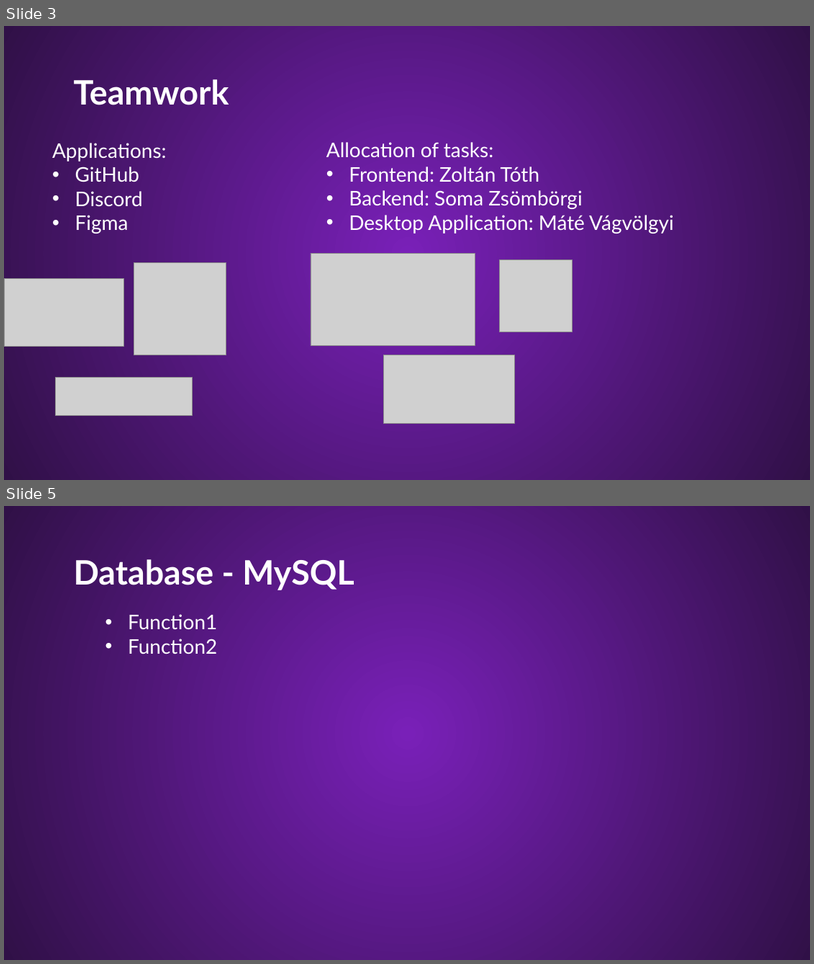
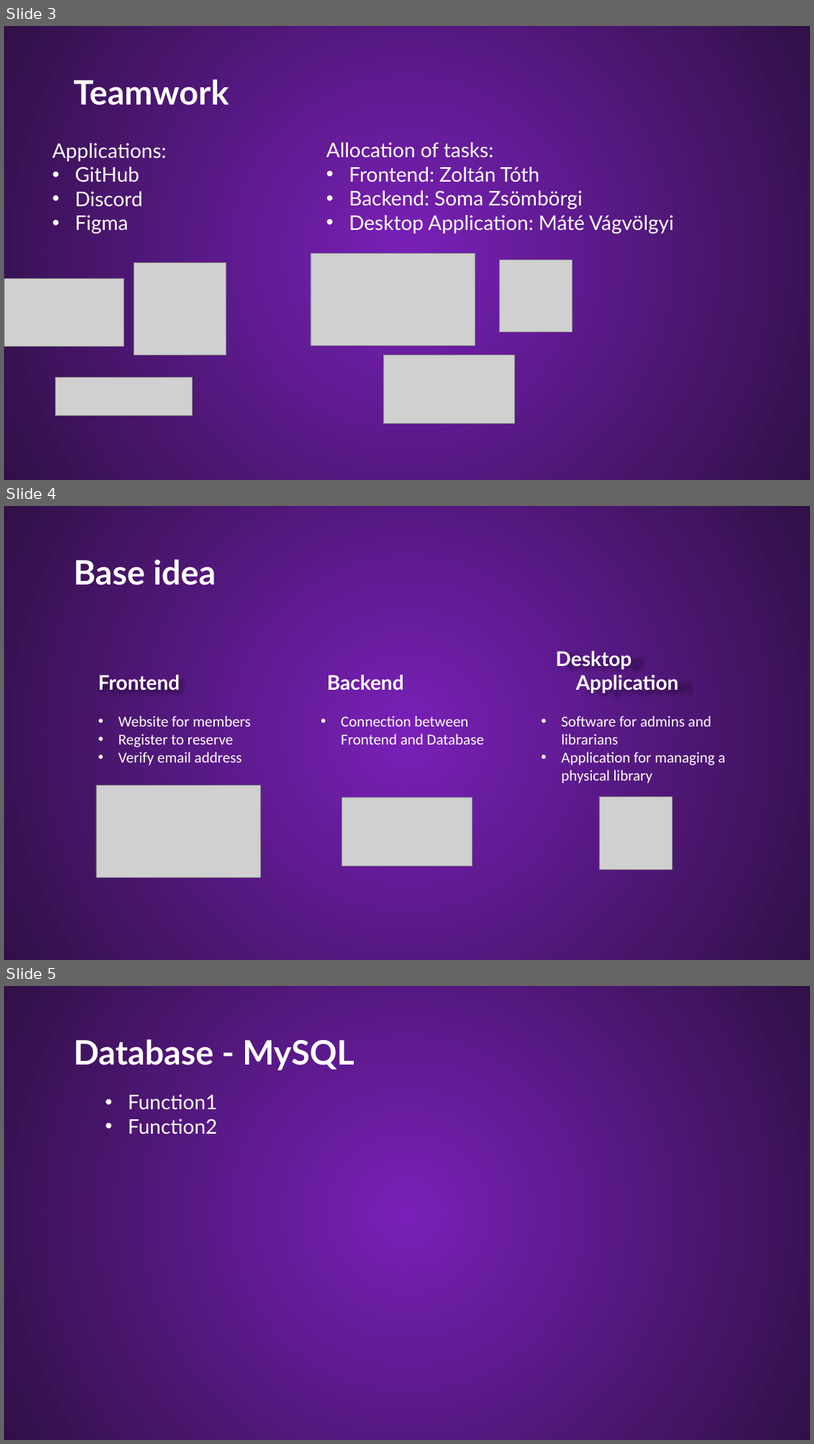
Before and after one commit to Palacsinta002/LMS, a slide deck: Presentation/LMS Presentation.pptx. Shown one above the other, each under a label of ours: slides 3 and 5 before the commit, slides 3, 4 and 5 after it; the slides between them are not shown. The pictures are 814x964 and 814x1444 pixels, drawn with LibreOffice and Linux fonts; fonts in the diff are those of the drawing; grey boxes stand for pictures; background and template pictures are left out. Boxes give left, top, right and bottom in pixels: in the first picture for what was removed or moved away, otherwise in the second. Text is boxed around its words. In the diff, an @@ line names an element or a change of style, - is before the commit and + after.

```diff
--- a/Presentation/LMS Presentation.pptx
+++ b/Presentation/LMS Presentation.pptx
@@ slide 4 added at box(4, 506, 810, 960), background #54167F; not listed: 1 template element that a slide beside it also shows @@
@@ text added at box(74, 559, 216, 585), 40 pt, text #FFFFFF, bold @@
+Base idea
@@ subtitle added at box(556, 651, 679, 693), 24 pt, text #FFFFFF, bold @@
+Desktop Application
@@ subtitle added at box(98, 674, 180, 690), 24 pt, text #FFFFFF, bold @@
+Frontend
@@ subtitle added at box(327, 674, 404, 690), 24 pt, text #FFFFFF, bold @@
+Backend
@@ subtitle added at box(118, 716, 251, 765), 18 pt, text #FFFFFF @@
+• Website for members
+• Register to reserve
+• Verify email address
@@ subtitle added at box(341, 716, 484, 744), 18 pt, text #FFFFFF @@
+• Connection between Frontend and Database
@@ subtitle added at box(561, 716, 725, 783), 18 pt, text #FFFFFF @@
+• Software for admins and librarians
+• Application for managing a physical library
@@ picture added at box(96, 785, 260, 878) @@
@@ picture added at box(342, 797, 473, 865) @@
@@ picture added at box(600, 797, 672, 870) @@
```
Also in this commit, not shown: 5 slides changed.
